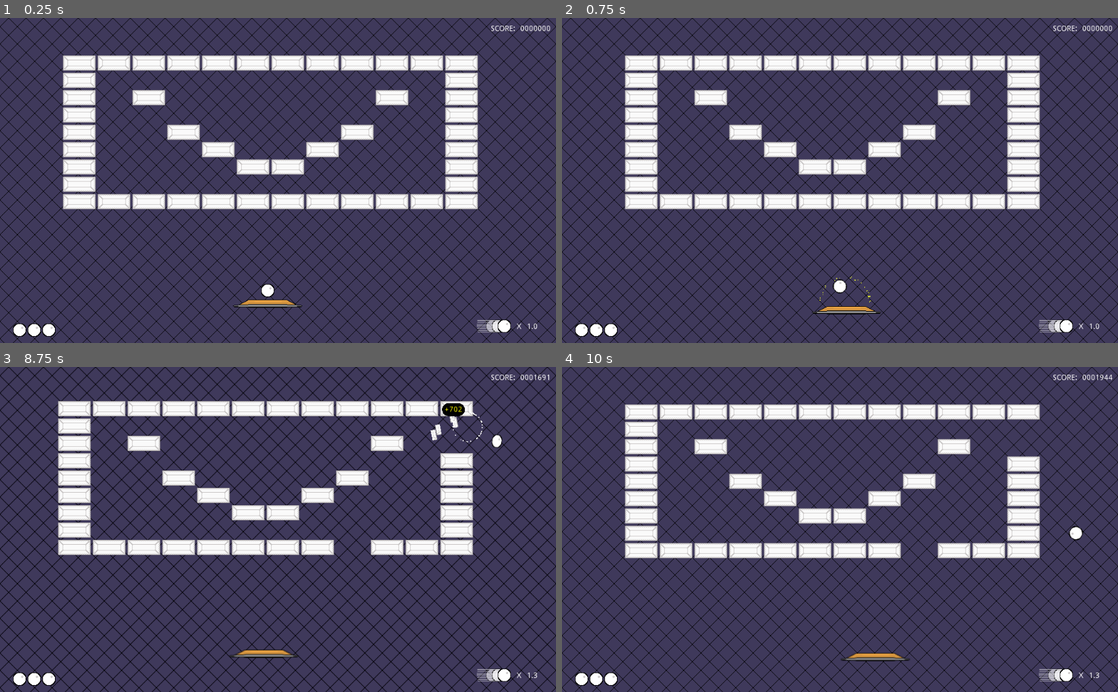
Above: before the commit, frames 1-4 (two rows, left to right).
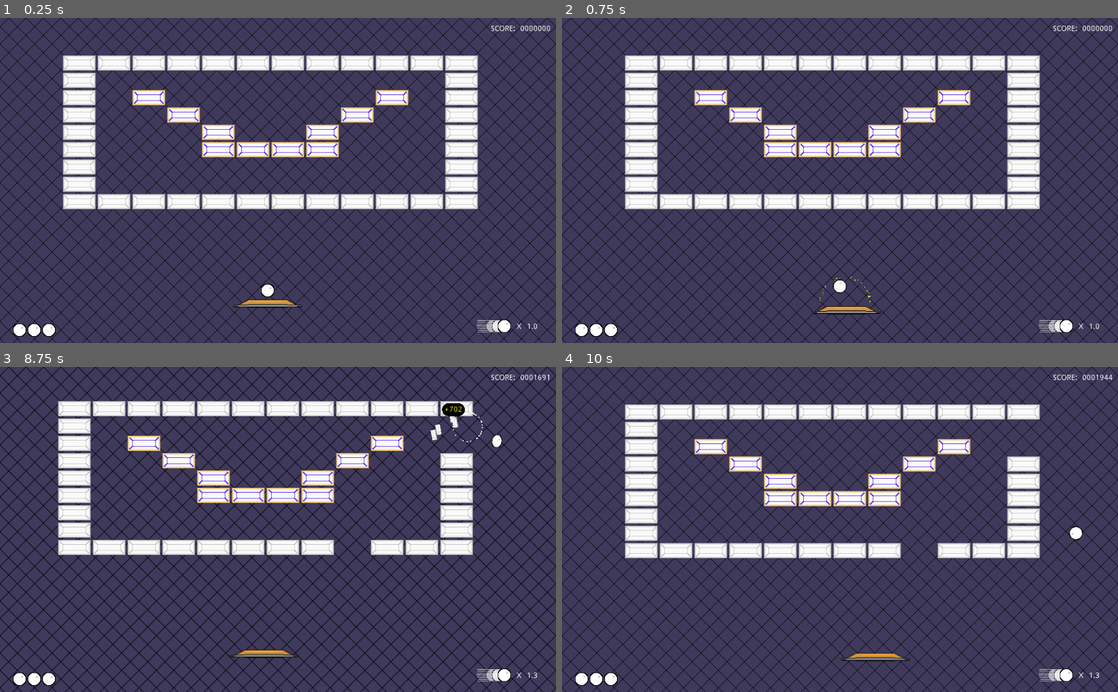
Above: after the commit, the same moments.

Repository: Anatolij-Grigorjev/Breakout4Godot
Game: Godot game, scene res://BreakoutGame.tscn
The game is run twice, just before and just after one commit, with the same random seed, the same clock (stepped at 60 frames per second) and the same inputs.
Inputs (mouse positions are in pixels of both pictures, inside the frame that each line leads up to):
- Up to frame 1 (0.25 s): no input
- Up to frame 2 (0.75 s): tap Enter (ui_accept) at 0.5 s; move the mouse to (962, 164) at 0.52 s; hold Right (ui_right) from 0.53 s (still down); tap Alt at 0.6 s; click (962, 164) at 0.67 s
- Up to frame 3 (8.75 s): tap Enter (ui_accept) at 0.77, 3.77, 6.77 s; release Right (ui_right) at 1.25 s; drag from (166, 545) to (250, 594) at 1.27 s; move the mouse to (333, 458) at 2.02 s; hold Right (ui_right) 2.03-2.75 s; tap Shift at 2.1, 6.6 s; drag from (250, 594) to (111, 480) at 2.77 s; move the mouse to (444, 578) at 3.52 s; hold Left (ui_left) 3.53-4.25 s; tap Ctrl at 3.6, 8.1 s; drag from (111, 480) to (194, 448) at 4.27 s; move the mouse to (305, 529) at 5.02 s; hold Left (ui_left) 5.03-5.75 s; tap Alt at 5.1 s; click (305, 529) at 5.17 s; drag from (194, 448) to (166, 545) at 5.77 s; move the mouse to (400, 513) at 6.52 s; hold Right (ui_right) 6.53-7.25 s; drag from (166, 545) to (250, 594) at 7.27 s; move the mouse to (333, 458) at 8.02 s; hold Left (ui_left) from 8.03 s (still down)
- Up to frame 4 (10 s): release Left (ui_left) at 8.75 s; drag from (812, 594) to (673, 480) at 8.77 s; move the mouse to (1006, 578) at 9.52 s; hold Right (ui_right) from 9.53 s (still down); tap Alt at 9.6 s; click (1006, 578) at 9.67 s; tap Enter (ui_accept) at 9.77 s

The runs differ from the first frame. In frame 1, 3.5% of the frame differs, in the area x 23-74%, y 22-49%; in frame 2, 3.5%; in frame 3, 3.4%; in frame 4, 3.5%.

Commit message:
add 2nd stornger tile type

Diff:
--- a/game/bricks/BricksMap.gd
+++ b/game/bricks/BricksMap.gd
@@ -5,12 +5,17 @@
 
 
 signal brickDestroyed(brickType, brickPos)
+signal brick_damaged(brick_pos, hit_type, new_type)
 signal map_cleared(num_bricks)
 
-
-export(Dictionary) var pointsForBrickOfType = {
+export(Dictionary) var brick_type_transitions = {
+	1: 0,
+	0: -1
+}
+export(Dictionary) var points_for_brick_of_type = {
 	0: 540.0
 }
+
 
 
 var animations_cache = {}
@@ -31,7 +36,7 @@
 
 
 func get_points_for_brick_type(type: int) -> float:
-	return pointsForBrickOfType[type]
+	return points_for_brick_of_type[type]
 
 
 func bricks_hit_at(global_hit_pos: Vector2, hit_normal: Vector2):
@@ -41,14 +46,17 @@
 
 func _hit_brick_at_idx(tileIdx: Vector2, hit_normal: Vector2):
 	var tileTypeAtPos = get_cellv(tileIdx)
-	if (tileTypeAtPos != TileMap.INVALID_CELL):
-		set_cellv(tileIdx, TileMap.INVALID_CELL)
+	if (tileTypeAtPos == TileMap.INVALID_CELL):
+		return
+
+	var next_brick_type = brick_type_transitions[tileTypeAtPos]
+	if next_brick_type == TileMap.INVALID_CELL:
 		var explosion = animations_cache[tileIdx]
 		explosion.explode(hit_normal)
 		emit_signal("brickDestroyed", tileTypeAtPos, tileIdx)
-		var map_cleared = _check_all_cells_empty()
-		if map_cleared:
-			emit_signal("map_cleared", total_num_bricks)
+
+	set_cellv(tileIdx, next_brick_type)
+	_check_and_emit_if_grid_empty()
 
 
 func _build_hidden_boom_at_tile_idx(idx: Vector2) -> Node2D:
@@ -61,5 +69,11 @@
 	return brickBoomNode
 
 
+func _check_and_emit_if_grid_empty():
+	var map_cleared = _check_all_cells_empty()
+	if map_cleared:
+		emit_signal("map_cleared", total_num_bricks)
+
+
 func _check_all_cells_empty() -> bool:
 	return get_used_cells().empty()
--- a/game/bricks/BricksMap.tscn
+++ b/game/bricks/BricksMap.tscn
@@ -1,8 +1,9 @@
-[gd_scene load_steps=7 format=2]
+[gd_scene load_steps=9 format=2]
 
 [ext_resource path="res://bricks/brick.png" type="Texture" id=1]
 [ext_resource path="res://bricks/BricksMap.gd" type="Script" id=2]
 [ext_resource path="res://shaders/sprite_outline.shader" type="Shader" id=3]
+[ext_resource path="res://bricks/brick2.png" type="Texture" id=4]
 
 [sub_resource type="ShaderMaterial" id=3]
 shader = ExtResource( 3 )
@@ -11,6 +12,9 @@
 
 [sub_resource type="ConvexPolygonShape2D" id=2]
 points = PoolVector2Array( 1.43997, 1.77644, 62.1167, 1.55213, 62.341, 30.4885, 1.55213, 30.2642 )
+
+[sub_resource type="ConvexPolygonShape2D" id=4]
+points = PoolVector2Array( 64, 32, 0, 32, 0, 0, 64, 0 )
 
 [sub_resource type="TileSet" id=1]
 0/name = "brick white"
@@ -34,11 +38,32 @@
 "shape_transform": Transform2D( 1, 0, 0, 1, 0, 0 )
 } ]
 0/z_index = 0
+1/name = "brick2.png 1"
+1/texture = ExtResource( 4 )
+1/tex_offset = Vector2( 0, 0 )
+1/modulate = Color( 1, 1, 1, 1 )
+1/region = Rect2( 0, 0, 64, 32 )
+1/tile_mode = 0
+1/occluder_offset = Vector2( 0, 0 )
+1/navigation_offset = Vector2( 0, 0 )
+1/shape_offset = Vector2( 0, 0 )
+1/shape_transform = Transform2D( 1, 0, 0, 1, 0, 0 )
+1/shape = SubResource( 4 )
+1/shape_one_way = false
+1/shape_one_way_margin = 1.0
+1/shapes = [ {
+"autotile_coord": Vector2( 0, 0 ),
+"one_way": false,
+"one_way_margin": 1.0,
+"shape": SubResource( 4 ),
+"shape_transform": Transform2D( 1, 0, 0, 1, 0, 0 )
+} ]
+1/z_index = 0
 
 [node name="BricksMap" type="TileMap" groups=["bricks"]]
 material = SubResource( 3 )
 tile_set = SubResource( 1 )
 cell_size = Vector2( 64, 32 )
 format = 1
-tile_data = PoolIntArray( 0, 0, 0, 1, 0, 0, 2, 0, 0, 3, 0, 0 …(84 unchanged characters)… , 0, 65547, 0, 0, 131072, 0, 0, 131074, 0, 0, 131081, 0, 0, 131083, 0, 0, 196608, 0, 0, 196619, 0, 0, 262144, 0, 0, 262147, 0, 0, 262152, 0, 0, 262155, 0, 0, 327680, 0, 0, 327684, 0, 0, 327687, 0, 0, 327691, 0, 0, 393216, 0, 0, 393221, 0, 0, 393222, 0, 0, 393227, 0, 0, 458752, 0, 0, 4587 …(178 unchanged characters)…
+tile_data = PoolIntArray( 0, 0, 0, 1, 0, 0, 2, 0, 0, 3, 0, 0 …(84 unchanged characters)… , 0, 65547, 0, 0, 131072, 0, 0, 131074, 1610612737, 0, 131081, 1, 0, 131083, 0, 0, 196608, 0, 0, 196611, 1610612737, 0, 196616, 1, 0, 196619, 0, 0, 262144, 0, 0, 262148, 1610612737, 0, 262151, 1, 0, 262155, 0, 0, 327680, 0, 0, 327684, 1610612737, 0, 327685, 1610612737, 0, 327686, 1610612737, 0, 327687, 1610612737, 0, 327691, 0, 0, 393216, 0, 0, 393227, 0, 0, 458752, 0, 0, 4587 …(178 unchanged characters)…
 script = ExtResource( 2 )
Binary file added: game/bricks/brick2.png
Not shown, added: game/bricks/brick2.png.import
Not shown, added: assets/cooked/brick2.png
Not shown, added: assets/workspace/brick2.piskel
